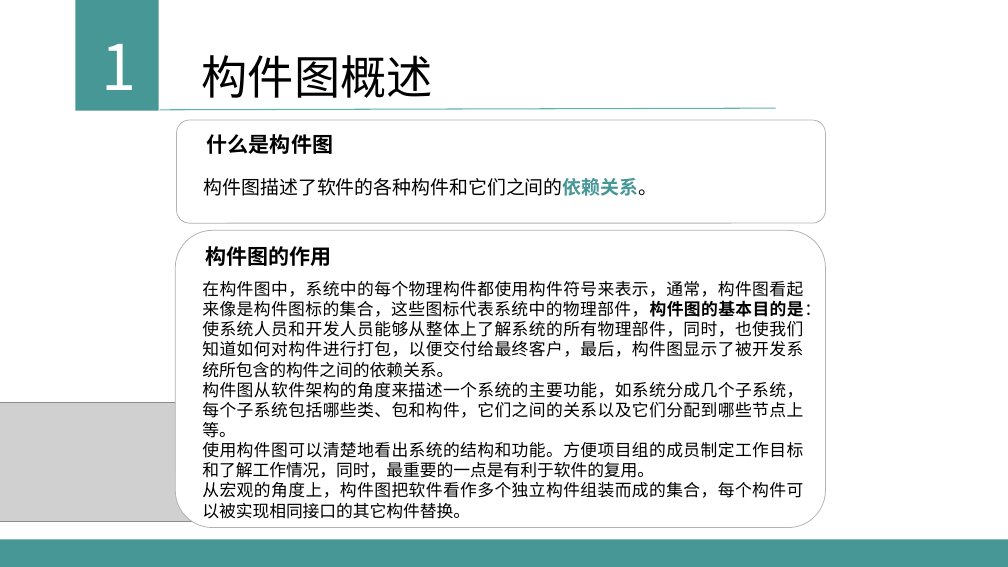
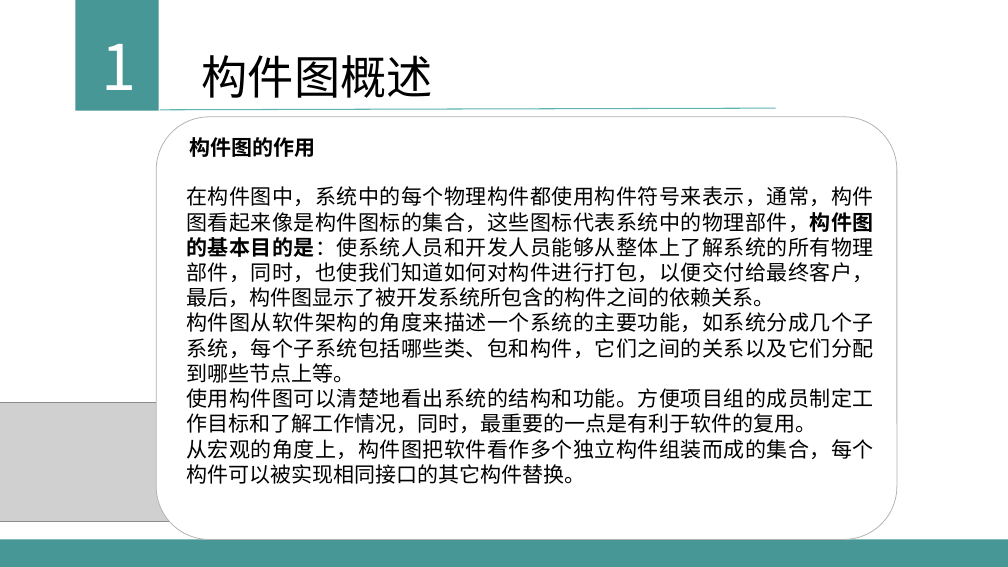
Before and after one commit to sun2009/PRD2018-G16, a slide deck: slide 16 of 受控文档/PPT/UML基础III0.3.0.pptx (slide 15 before the commit). Drawn at 1008x567 pixels with LibreOffice and Linux fonts; fonts in the diff are those of the drawing; grey boxes stand for pictures. Boxes give left, top, right and bottom in pixels: in the first picture for what was removed or moved away, otherwise in the second. Text is boxed around its words. In the diff, an @@ line names an element or a change of style, - is before the commit and + after.

```diff
--- a/受控文档/PPT/UML基础III0.3.0.pptx
+++ b/受控文档/PPT/UML基础III0.3.0.pptx
@@ rounded rectangle resized from (x1=175, y1=231, x2=826, y2=528) to (x1=157, y1=117, x2=898, y2=540) @@
@@ rounded rectangle removed at (x1=177, y1=120, x2=826, y2=223) @@
@@ text "构件图的作用" moved from (x1=206, y1=246, x2=332, y2=266) to (x1=190, y1=137, x2=316, y2=157) @@
@@ text removed at (x1=207, y1=134, x2=333, y2=154) @@
-什么是构件图
@@ text removed at (x1=204, y1=178, x2=658, y2=196) @@
-构件图描述了软件的各种构件和它们之间的依赖关系。
@@ text "在构件图中，系统中的每个物理构件都使用构件符号来表示，通常，构件图看起来像是构件图标的集合，这些图标代表系统中的物理部件 ..." moved from (x1=202, y1=281, x2=821, y2=519) to (x1=186, y1=186, x2=874, y2=484) @@
@@ text "在构件图中，系统中的每个物理构件都使用构件符号来表示，通常，构件图看起来像是构件图标的集合，这些图标代表系统中的物理部件 ..." at (x1=186, y1=186, x2=874, y2=484): size 16 to 20 pt @@
```
Also in this commit, not shown: 8 other slides changed, 1 slide added.
